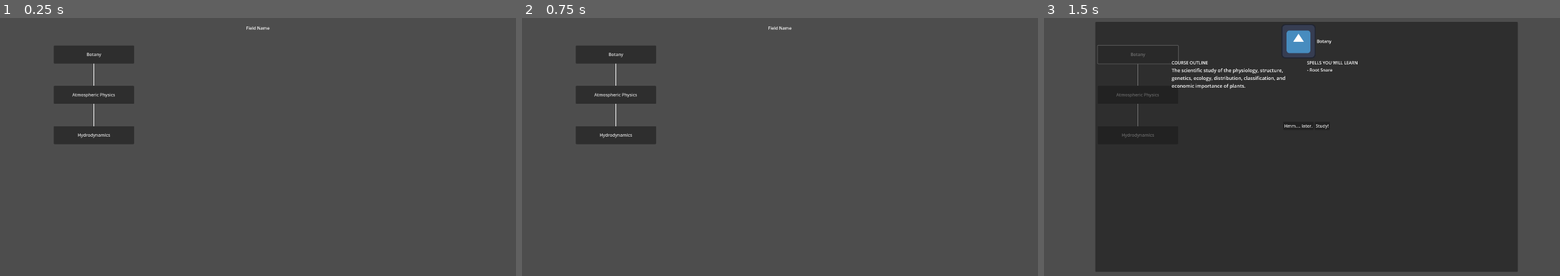
Above: before the commit, frames 1-3 (left to right).
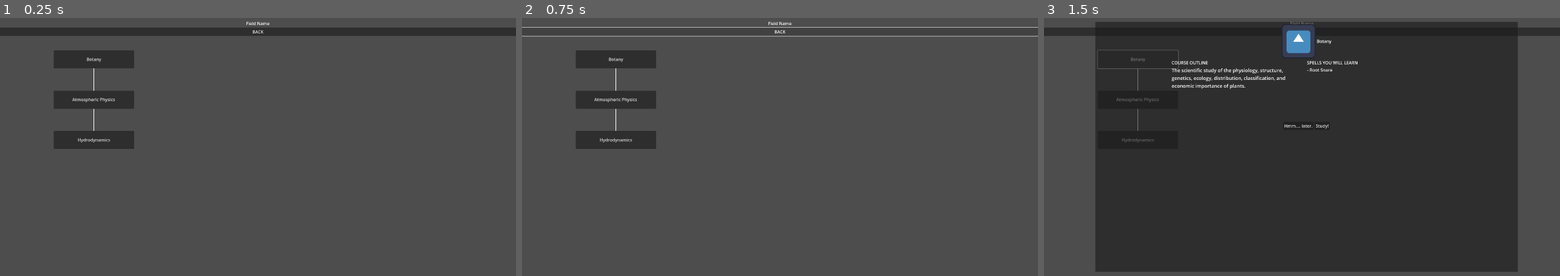
Above: after the commit, the same moments.

Repository: WantanAsyraff/Magis-Penglipur-Lara-Game
Game: Godot game, scene res://scenes/spell-tree/spell-tree.tscn
The game is run twice, just before and just after one commit, with the same random seed, the same clock (stepped at 60 frames per second) and the same inputs. The project has no main scene, so this scene is started directly. The engine's default icon, where the game draws it, is replaced by a stand-in: a white triangle on a blue panel in a dark square.
Inputs (mouse positions are in pixels of both pictures, inside the frame that each line leads up to):
- Up to frame 1 (0.25 s): no input
- Up to frame 2 (0.75 s): click (780, 30) at 0.5 s, where only the run after the commit has a clickable "BACK"
- Up to frame 3 (1.5 s): click "Botany" at 1.25 s

The runs differ from the first frame. In frame 1, 5.0% of the frame differs, in the area x 0-100%, y 1-51%; in frame 2, 2.5%; in frame 3, 0.9%.

Commit message:
improved scene movement + removed abu library
scene now can pass through spawn locations via marker2d and also removed library

Diff:
--- a/autoloads/scene-transition.gd
+++ b/autoloads/scene-transition.gd
@@ -1,3 +1,20 @@
 extends Node
 
+var current_scene_path: String = ""
+var previous_scene_path: String = ""
 var target_spawn_point: String = "entrance"
+
+func go_back():
+	print("Current scene: ", current_scene_path)
+	print("Previous scene: ", previous_scene_path)
+
+	if previous_scene_path == "":
+		push_warning("No previous scene saved!")
+		return
+
+	 # Swap current and previous for consistency
+	var temp := current_scene_path
+	current_scene_path = previous_scene_path
+	previous_scene_path = temp
+
+	get_tree().change_scene(current_scene_path)
--- a/components/characters/player/player.tscn
+++ b/components/characters/player/player.tscn
@@ -46,3 +46,4 @@
 
 [node name="Camera2D" parent="." instance=ExtResource("3_dc6tm")]
 process_mode = 3
+process_priority = 10
--- /dev/null
+++ b/data/worlds/hubs/akademi-bintang-utama/spell-tree.tres
@@ -0,0 +1,13 @@
+[gd_resource type="Resource" script_class="ZoneData" load_steps=3 format=3 uid="uid://bgh3eybbbs44c"]
+
+[ext_resource type="Script" uid="uid://dsgmtbbiyaovc" path="res://data/Resources/worlds/zone.gd" id="1_4fwog"]
+[ext_resource type="PackedScene" uid="uid://dd5g0ufrdt4m2" path="res://scenes/spell-tree/spell-tree.tscn" id="2_t1qkn"]
+
+[resource]
+script = ExtResource("1_4fwog")
+zone_id = "spell_tree"
+zone_name = "Tree Of Ilmu"
+zone_scene = ExtResource("2_t1qkn")
+zone_type = "Study"
+difficulty = 0
+metadata/_custom_type_script = "uid://dsgmtbbiyaovc"
--- a/scenes/spell-tree/spell-tree.tscn
+++ b/scenes/spell-tree/spell-tree.tscn
@@ -29,6 +29,10 @@
 text = "Field Name"
 horizontal_alignment = 1
 
+[node name="Button" type="Button" parent="VBoxContainer"]
+layout_mode = 2
+text = "BACK"
+
 [node name="ScrollContainer" type="ScrollContainer" parent="VBoxContainer"]
 unique_name_in_owner = true
 custom_minimum_size = Vector2(0, 900)
@@ -38,3 +42,5 @@
 unique_name_in_owner = true
 custom_minimum_size = Vector2(1920, 900)
 layout_mode = 2
+
+[connection signal="pressed" from="VBoxContainer/Button" to="." method="_on_button_pressed"]
--- a/scenes/spell-tree/spell_tree.gd
+++ b/scenes/spell-tree/spell_tree.gd
@@ -75,3 +75,7 @@
 	var player := get_tree().get_first_node_in_group("player")
 	if player:
 		player.add_spells(spells)
+
+
+func _on_button_pressed() -> void:
+	Scene_Transition.go_back()
--- a/scenes/transitioners/zone-portal/zone_portal.gd
+++ b/scenes/transitioners/zone-portal/zone-portal.gd
@@ -15,7 +15,10 @@
 		push_error("Invalid target zone!")
 		return
 
+	# Save previous scene before leaving
+	Scene_Transition.previous_scene_path = Scene_Transition.current_scene_path
 	Scene_Transition.target_spawn_point = target_spawn_point
+
 	get_tree().change_scene_to_packed(target_zone.zone_scene)
 
 func _on_body_entered(body: Node2D):
--- a/scenes/transitioners/zone-portal/ZonePortal.tscn
+++ b/scenes/transitioners/zone-portal/zone-portal.tscn
@@ -1,7 +1,6 @@
 [gd_scene load_steps=4 format=3 uid="uid://b5tctii1rqqju"]
 
-[ext_resource type="Script" uid="uid://c0xk7l7idx70l" path="res://scenes/transitioners/zone-portal/zone_portal.gd" id="1_cnpwf"]
-[ext_resource type="Resource" uid="uid://cpicnufhn4gry" path="res://data/worlds/hubs/akademi-bintang-utama/abu-library.tres" id="2_iib6d"]
+[ext_resource type="Script" uid="uid://c0xk7l7idx70l" path="res://scenes/transitioners/zone-portal/zone-portal.gd" id="1_cnpwf"]
 
 [sub_resource type="RectangleShape2D" id="RectangleShape2D_cnpwf"]
 size = Vector2(76, 78)
--- a/scenes/worlds/hubs/akademi-bintang-utama/ABU-courtyard.tscn
+++ b/scenes/worlds/hubs/akademi-bintang-utama/ABU-courtyard.tscn
@@ -1,10 +1,9 @@
-[gd_scene load_steps=7 format=3 uid="uid://c5d1qbkughamj"]
+[gd_scene load_steps=6 format=3 uid="uid://c5d1qbkughamj"]
 
 [ext_resource type="Texture2D" uid="uid://bjbqflqnvkp1n" path="res://icon.svg" id="1_lpmy0"]
 [ext_resource type="Script" uid="uid://6iqrt1selfp" path="res://data/Resources/worlds/zone-root.gd" id="1_uixox"]
 [ext_resource type="PackedScene" uid="uid://bua4p61hbx7gg" path="res://components/Destructables/Box.tscn" id="2_uixox"]
 [ext_resource type="PackedScene" uid="uid://cry62ps8l1buh" path="res://components/platforms/platform.tscn" id="3_1u3qg"]
-[ext_resource type="PackedScene" uid="uid://b5tctii1rqqju" path="res://scenes/transitioners/zone-portal/ZonePortal.tscn" id="4_2ucu8"]
 
 [sub_resource type="RectangleShape2D" id="RectangleShape2D_x6d4m"]
 size = Vector2(127.55748, 126)
@@ -51,11 +50,3 @@
 scale = Vector2(2.9759462, 0.8801199)
 
 [node name="Doors" type="Node2D" parent="."]
-
-[node name="ZonePortal" parent="Doors" instance=ExtResource("4_2ucu8")]
-position = Vector2(-188, 305)
-
-[node name="SpawnPoints" type="Node" parent="."]
-
-[node name="fountain" type="Marker2D" parent="SpawnPoints"]
-position = Vector2(1956, 223)
--- a/scenes/worlds/hubs/akademi-bintang-utama/ABU-library.tscn
+++ /dev/null
@@ -1,63 +0,0 @@
-[gd_scene load_steps=8 format=3 uid="uid://caw2xl6yhtvk6"]
-
-[ext_resource type="Texture2D" uid="uid://bjbqflqnvkp1n" path="res://icon.svg" id="1_gk0t7"]
-[ext_resource type="Script" uid="uid://6iqrt1selfp" path="res://data/Resources/worlds/zone-root.gd" id="1_msjvq"]
-[ext_resource type="PackedScene" uid="uid://bua4p61hbx7gg" path="res://components/Destructables/Box.tscn" id="2_brr8f"]
-[ext_resource type="PackedScene" uid="uid://cry62ps8l1buh" path="res://components/platforms/platform.tscn" id="3_lnht0"]
-[ext_resource type="PackedScene" uid="uid://b5tctii1rqqju" path="res://scenes/transitioners/zone-portal/ZonePortal.tscn" id="6_mkp2f"]
-[ext_resource type="Resource" uid="uid://kh3isqhmfkk8" path="res://data/worlds/hubs/akademi-bintang-utama/abu-courtyard.tres" id="7_sqbp1"]
-
-[sub_resource type="RectangleShape2D" id="RectangleShape2D_yr4ky"]
-size = Vector2(127.55748, 126)
-
-[node name="AbuLibrary" type="Node2D"]
-script = ExtResource("1_msjvq")
-
-[node name="WorldComponent" type="Node2D" parent="."]
-
-[node name="Platform" type="Sprite2D" parent="WorldComponent"]
-modulate = Color(0.11119685, 0.11119684, 0.11119684, 1)
-position = Vector2(612.5001, 697.7669)
-scale = Vector2(37.71094, 3.0348914)
-texture = ExtResource("1_gk0t7")
-
-[node name="StaticBody2D" type="StaticBody2D" parent="WorldComponent/Platform"]
-
-[node name="CollisionShape2D" type="CollisionShape2D" parent="WorldComponent/Platform/StaticBody2D"]
-position = Vector2(0.11063385, -0.9999695)
-shape = SubResource("RectangleShape2D_yr4ky")
-
-[node name="StaticBody2D" parent="WorldComponent" instance=ExtResource("2_brr8f")]
-position = Vector2(1318, 31)
-
-[node name="StaticBody2D2" parent="WorldComponent" instance=ExtResource("2_brr8f")]
-position = Vector2(300, -290)
-gravity_scale = 0.0
-
-[node name="StaticBody2D3" parent="WorldComponent" instance=ExtResource("2_brr8f")]
-position = Vector2(900, -486)
-gravity_scale = 0.0
-max_health = 50
-
-[node name="StaticBody2D4" parent="WorldComponent" instance=ExtResource("2_brr8f")]
-position = Vector2(1034, -321)
-max_health = 20
-
-[node name="StaticBody2D5" parent="WorldComponent" instance=ExtResource("2_brr8f")]
-position = Vector2(1349, -190)
-max_health = 300
-
-[node name="Platform2" parent="WorldComponent" instance=ExtResource("3_lnht0")]
-position = Vector2(181, 364)
-
-[node name="Doors" type="Node2D" parent="."]
-
-[node name="ZonePortal" parent="Doors" instance=ExtResource("6_mkp2f")]
-position = Vector2(-637, 359)
-target_zone = ExtResource("7_sqbp1")
-target_spawn_point = "fountain"
-
-[node name="SpawnPoints" type="Node" parent="."]
-
-[node name="entrance" type="Marker2D" parent="SpawnPoints"]
-position = Vector2(-283, 401)
Renamed: scenes/transitioners/zone-portal/zone_portal.gd.uid -> scenes/transitioners/zone-portal/zone-portal.gd.uid
